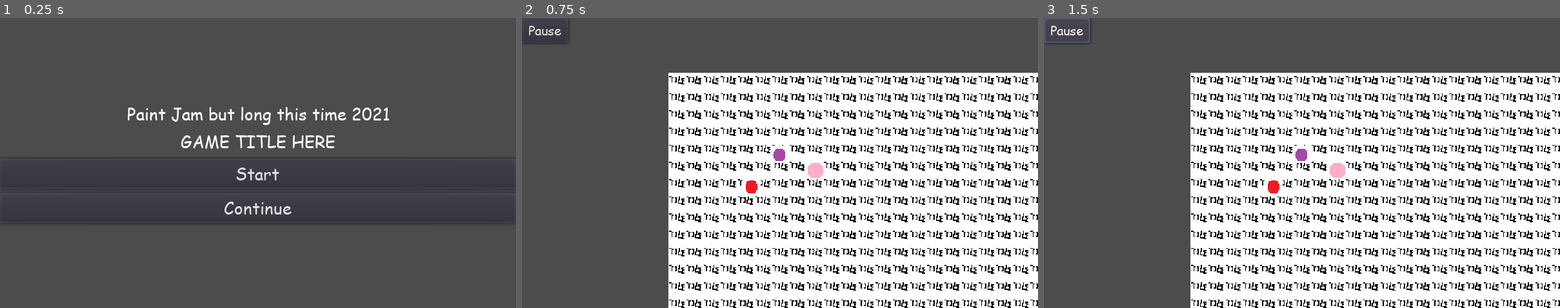
Above: before the commit, frames 1-3 (left to right).
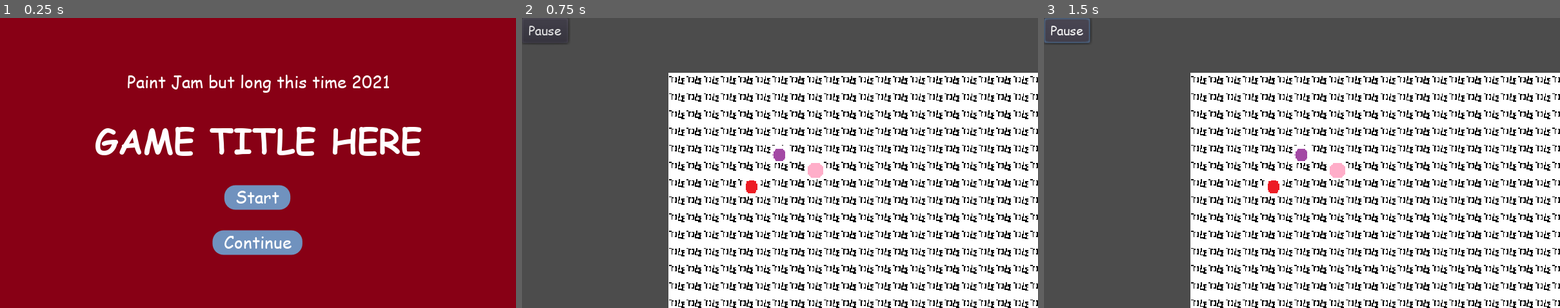
Above: after the commit, the same moments.

Repository: ShatReal/paint-jam-long
Game: Godot game, scene res://scenes/main/main.tscn
Two runs of this game, one before a commit and one after it. Both use one fixed random seed, a clock stepped at 60 frames per second and the inputs below.
Inputs:
- Up to frame 1 (0.25 s): no input
- Up to frame 2 (0.75 s): click "Start" at 0.5 s
- Up to frame 3 (1.5 s): click "Pause" at 1.25 s

The runs differ from the first frame. In frame 1, 100% of the frame differs, in the area x 0-100%, y 0-100%; in frame 2, nothing differs; in frame 3, nothing differs.

Commit message:
I did something

Diff:
--- a/scenes/battle/battle.gd
+++ b/scenes/battle/battle.gd
@@ -14,6 +14,7 @@
 const _NUM_ROWS := 2
 
 const _Block := preload("res://scenes/battle/blocks/block.tscn")
+const _Change := preload("res://scenes/battle/change.tscn")
 
 var _state: int
 var _selected_blocks := []
@@ -48,6 +49,8 @@
 
 
 func _input(event: InputEvent) -> void:
+	if _state == OVER:
+		return
 	if (event is InputEventMouseMotion and Input.is_action_pressed("click")\
 	or event.is_action_pressed("click")) and not _drag_cancelled:
 		if _grid.get_global_rect().has_point(event.position):
@@ -115,12 +118,12 @@
 		_change_state(OVER)
 	else:
 		battler.queue_free()
-		yield(get_tree(), "idle_frame")
-		if $Battlers.get_child_count() == 4:
+		if $Battlers.get_child_count() == 5:
 			_won = true
 			_change_state(OVER)
 		else:
 # warning-ignore:narrowing_conversion
+			yield(get_tree(), "idle_frame")
 			_target = clamp(_target, 4, $Battlers.get_child_count())
 			$Battlers.get_child(_target).set_target()
 
@@ -182,7 +185,8 @@
 	for i in total_free_bottom:
 		var b := _Block.instance()
 		_grid.add_child(b)
-	_change_state(PLAYER)
+	if _state == WAIT:
+		_change_state(PLAYER)
 
 
 func _change_state(new_state) -> void:
@@ -195,15 +199,35 @@
 			if _spell_queue[0][0] == 2:
 				_player.change_health(_player.skills[_spell_queue[0][0] * 3 +\
 				_spell_queue[0][1]] * _player.attack)
-			else:
+				var change := _Change.instance()
+				change.text = str(_player.skills[_spell_queue[0][0] * 3 +\
+				_spell_queue[0][1]] * _player.attack)
+				add_child(change)
+				change.rect_global_position = _player.global_position - Vector2(0, 100)
+				yield(_player, "anim_finished")
+			else:
+				if _target >= $Battlers.get_child_count():
+					return
 				$Battlers.get_child(_target).change_health(_player.skills\
 				[_spell_queue[0][0] * 3 + _spell_queue[0][1]] * _player.attack)
+				var change := _Change.instance()
+				add_child(change)
+				change.text = str(_player.skills[_spell_queue[0][0] * 3 +\
+				_spell_queue[0][1]] * _player.attack)
+				change.rect_global_position = $Battlers.get_child(_target).global_position - Vector2(0, 100)
+				yield($Battlers.get_child(_target), "anim_finished")
 			_spell_queue.remove(0)
 			_change_state(ENEMY)
 		ENEMY:
 			for child in $Battlers.get_children():
 				if child is AnimatedSprite and not child.name == "Witch":
-					_player.change_health(child.skills[randi() % child.skills.size()] * child.attack)
+					var dmg: int = child.skills[randi() % child.skills.size()] * child.attack
+					_player.change_health(dmg)
+					var change := _Change.instance()
+					change.text = str(dmg)
+					add_child(change)
+					change.rect_global_position = _player.global_position - Vector2(0, 100)
+					yield(_player, "anim_finished")
 			if _spell_queue.size() == 0:
 				_change_state(WAIT)
 			else:
--- a/scenes/battle/battlers/battler.gd
+++ b/scenes/battle/battlers/battler.gd
@@ -3,6 +3,7 @@
 
 signal target_selected(this)
 signal died(this)
+signal anim_finished
 
 const _HEALTH_TEXT := "%d / %d"
 
@@ -29,9 +30,16 @@
 	health = clamp(health + amt, 0, max_health)
 	_health_bar.value = health
 	_health_label.text = _HEALTH_TEXT % [health, max_health]
+	if amt < 0:
+		$AnimationPlayer.play("damage")
+	elif amt > 0:
+		$AnimationPlayer.play("heal")
+	else:
+		yield(get_tree().create_timer(1), "timeout")
+		emit_signal("anim_finished")
 	if health == 0:
+		yield(get_tree().create_timer(1.1), "timeout")
 		emit_signal("died", self)
-
 
 func set_target() -> void:
 	$Target.pressed = true
@@ -39,3 +47,7 @@
 
 func _on_target_pressed() -> void:
 	emit_signal("target_selected", self)
+
+
+func _on_AnimationPlayer_animation_finished(anim_name: String) -> void:
+	emit_signal("anim_finished")
--- a/scenes/battle/battlers/battler.tscn
+++ b/scenes/battle/battlers/battler.tscn
@@ -10,6 +10,36 @@
 [sub_resource type="DynamicFont" id=2]
 size = 8
 font_data = ExtResource( 2 )
+
+[sub_resource type="Animation" id=3]
+resource_name = "damage"
+tracks/0/type = "value"
+tracks/0/path = NodePath(".:self_modulate")
+tracks/0/interp = 1
+tracks/0/loop_wrap = true
+tracks/0/imported = false
+tracks/0/enabled = true
+tracks/0/keys = {
+"times": PoolRealArray( 0, 0.5, 1 ),
+"transitions": PoolRealArray( 1, 1, 1 ),
+"update": 0,
+"values": [ Color( 1, 1, 1, 1 ), Color( 1, 0, 0, 1 ), Color( 1, 1, 1, 1 ) ]
+}
+
+[sub_resource type="Animation" id=4]
+resource_name = "heal"
+tracks/0/type = "value"
+tracks/0/path = NodePath(".:self_modulate")
+tracks/0/interp = 1
+tracks/0/loop_wrap = true
+tracks/0/imported = false
+tracks/0/enabled = true
+tracks/0/keys = {
+"times": PoolRealArray( 0, 0.5, 1 ),
+"transitions": PoolRealArray( 1, 1, 1 ),
+"update": 0,
+"values": [ Color( 1, 1, 1, 1 ), Color( 0, 1, 0.0117647, 1 ), Color( 1, 1, 1, 1 ) ]
+}
 
 [node name="Battler" type="AnimatedSprite"]
 script = ExtResource( 1 )
@@ -46,4 +76,9 @@
 "_edit_use_anchors_": false
 }
 
+[node name="AnimationPlayer" type="AnimationPlayer" parent="."]
+anims/damage = SubResource( 3 )
+anims/heal = SubResource( 4 )
+
 [connection signal="pressed" from="Target" to="." method="_on_target_pressed"]
+[connection signal="animation_finished" from="AnimationPlayer" to="." method="_on_AnimationPlayer_animation_finished"]
--- /dev/null
+++ b/scenes/battle/change.gd
@@ -0,0 +1,10 @@
+extends Label
+
+
+
+func _ready() -> void:
+	$AnimationPlayer.play("fade")
+
+
+func _on_fade_complete():
+	queue_free()
--- /dev/null
+++ b/scenes/battle/change.tscn
@@ -0,0 +1,49 @@
+[gd_scene load_steps=5 format=2]
+
+[ext_resource path="res://fonts/COMIC.TTF" type="DynamicFontData" id=1]
+[ext_resource path="res://scenes/battle/change.gd" type="Script" id=2]
+
+[sub_resource type="DynamicFont" id=1]
+size = 32
+font_data = ExtResource( 1 )
+
+[sub_resource type="Animation" id=2]
+resource_name = "fade"
+tracks/0/type = "value"
+tracks/0/path = NodePath(".:modulate")
+tracks/0/interp = 1
+tracks/0/loop_wrap = true
+tracks/0/imported = false
+tracks/0/enabled = true
+tracks/0/keys = {
+"times": PoolRealArray( 0, 1 ),
+"transitions": PoolRealArray( 1, 1 ),
+"update": 0,
+"values": [ Color( 1, 1, 1, 1 ), Color( 1, 1, 1, 0 ) ]
+}
+tracks/1/type = "method"
+tracks/1/path = NodePath(".")
+tracks/1/interp = 1
+tracks/1/loop_wrap = true
+tracks/1/imported = false
+tracks/1/enabled = true
+tracks/1/keys = {
+"times": PoolRealArray( 1 ),
+"transitions": PoolRealArray( 1 ),
+"values": [ {
+"args": [  ],
+"method": "_on_fade_complete"
+} ]
+}
+
+[node name="Change" type="Label"]
+margin_right = 40.0
+margin_bottom = 14.0
+custom_fonts/font = SubResource( 1 )
+script = ExtResource( 2 )
+__meta__ = {
+"_edit_use_anchors_": false
+}
+
+[node name="AnimationPlayer" type="AnimationPlayer" parent="."]
+anims/fade = SubResource( 2 )
--- a/scenes/main_menu/main_menu.tres
+++ b/scenes/main_menu/main_menu.tres
@@ -1,9 +1,49 @@
-[gd_resource type="Theme" load_steps=3 format=2]
+[gd_resource type="Theme" load_steps=7 format=2]
 
 [ext_resource path="res://fonts/COMIC.TTF" type="DynamicFontData" id=1]
 
-[sub_resource type="DynamicFont" id=1]
+[sub_resource type="StyleBoxEmpty" id=1]
+
+[sub_resource type="StyleBoxFlat" id=2]
+content_margin_left = 10.0
+content_margin_right = 10.0
+bg_color = Color( 0.6, 0.85098, 0.917647, 1 )
+corner_radius_top_left = 10
+corner_radius_top_right = 10
+corner_radius_bottom_right = 10
+corner_radius_bottom_left = 10
+
+[sub_resource type="StyleBoxFlat" id=3]
+content_margin_left = 10.0
+content_margin_right = 10.0
+bg_color = Color( 0.439216, 0.572549, 0.745098, 1 )
+corner_radius_top_left = 10
+corner_radius_top_right = 10
+corner_radius_bottom_right = 10
+corner_radius_bottom_left = 10
+
+[sub_resource type="StyleBoxFlat" id=4]
+content_margin_left = 10.0
+content_margin_right = 10.0
+bg_color = Color( 0.639216, 0.286275, 0.643137, 1 )
+corner_radius_top_left = 10
+corner_radius_top_right = 10
+corner_radius_bottom_right = 10
+corner_radius_bottom_left = 10
+
+[sub_resource type="DynamicFont" id=5]
 font_data = ExtResource( 1 )
 
 [resource]
-default_font = SubResource( 1 )
+default_font = SubResource( 5 )
+Button/colors/font_color = Color( 1, 1, 1, 1 )
+Button/colors/font_color_disabled = Color( 0.9, 0.9, 0.9, 0.2 )
+Button/colors/font_color_hover = Color( 1, 1, 1, 1 )
+Button/colors/font_color_pressed = Color( 1, 1, 1, 1 )
+Button/constants/hseparation = 2
+Button/fonts/font = null
+Button/styles/disabled = null
+Button/styles/focus = SubResource( 1 )
+Button/styles/hover = SubResource( 2 )
+Button/styles/normal = SubResource( 3 )
+Button/styles/pressed = SubResource( 4 )
--- a/scenes/main_menu/main_menu.tscn
+++ b/scenes/main_menu/main_menu.tscn
@@ -1,8 +1,13 @@
-[gd_scene load_steps=4 format=2]
+[gd_scene load_steps=6 format=2]
 
 [ext_resource path="res://scenes/main_menu/main_menu.tres" type="Theme" id=1]
 [ext_resource path="res://scenes/main_menu/main_menu.gd" type="Script" id=2]
 [ext_resource path="res://scenes/main_menu/PaintJamMusic.mp3" type="AudioStream" id=3]
+[ext_resource path="res://fonts/COMICBD.TTF" type="DynamicFontData" id=4]
+
+[sub_resource type="DynamicFont" id=1]
+size = 32
+font_data = ExtResource( 4 )
 
 [node name="MainMenu" type="Control"]
 anchor_right = 1.0
@@ -14,9 +19,19 @@
 "_edit_use_anchors_": false
 }
 
+[node name="ColorRect" type="ColorRect" parent="."]
+anchor_right = 1.0
+anchor_bottom = 1.0
+color = Color( 0.533333, 0, 0.0823529, 1 )
+__meta__ = {
+"_edit_lock_": true,
+"_edit_use_anchors_": false
+}
+
 [node name="VBoxContainer" type="VBoxContainer" parent="."]
 anchor_right = 1.0
 anchor_bottom = 1.0
+custom_constants/separation = 20
 alignment = 1
 __meta__ = {
 "_edit_lock_": true,
@@ -24,29 +39,34 @@
 }
 
 [node name="Jam" type="Label" parent="VBoxContainer"]
-margin_top = 77.0
+margin_top = 47.0
 margin_right = 480.0
-margin_bottom = 100.0
+margin_bottom = 70.0
 text = "Paint Jam but long this time 2021"
 align = 1
 
 [node name="Title" type="Label" parent="VBoxContainer"]
-margin_top = 104.0
+margin_top = 90.0
 margin_right = 480.0
-margin_bottom = 127.0
+margin_bottom = 136.0
+custom_fonts/font = SubResource( 1 )
 text = "GAME TITLE HERE"
 align = 1
 
 [node name="Start" type="Button" parent="VBoxContainer"]
-margin_top = 131.0
-margin_right = 480.0
-margin_bottom = 160.0
+margin_left = 208.0
+margin_top = 156.0
+margin_right = 271.0
+margin_bottom = 179.0
+size_flags_horizontal = 4
 text = "Start"
 
 [node name="Continue" type="Button" parent="VBoxContainer"]
-margin_top = 164.0
-margin_right = 480.0
-margin_bottom = 193.0
+margin_left = 198.0
+margin_top = 199.0
+margin_right = 281.0
+margin_bottom = 222.0
+size_flags_horizontal = 4
 text = "Continue"
 
 [node name="AudioStreamPlayer" type="AudioStreamPlayer" parent="."]
Not shown: 1 places in scenes/battle/battlers/battler.tscn that only renumber resources
